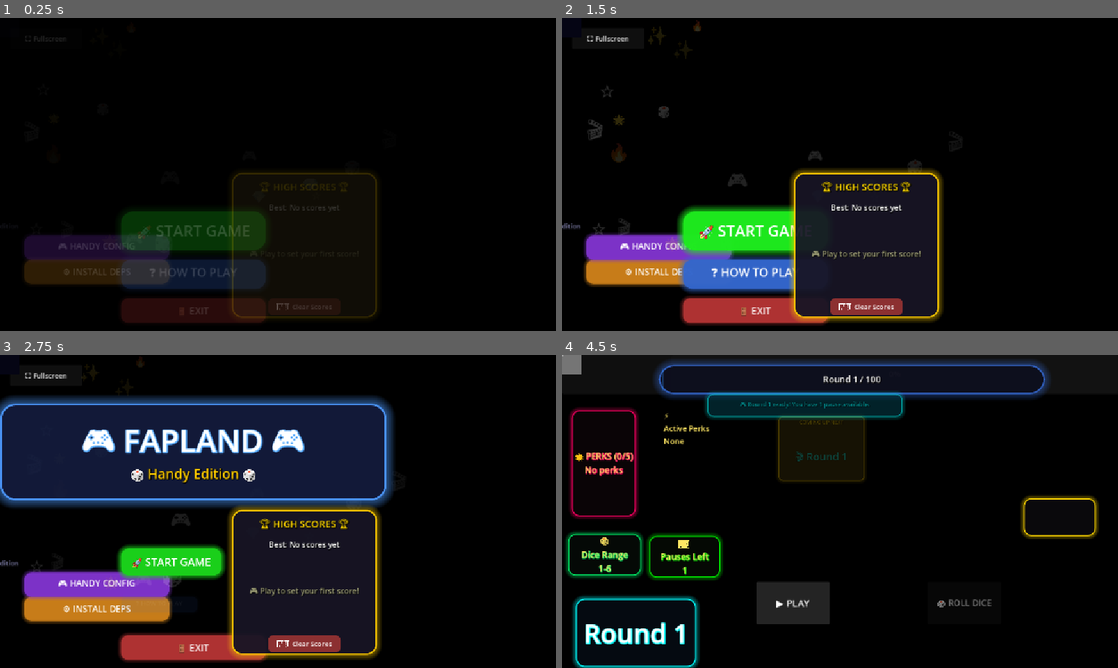
Above: before the commit, frames 1-4 (two rows, left to right).
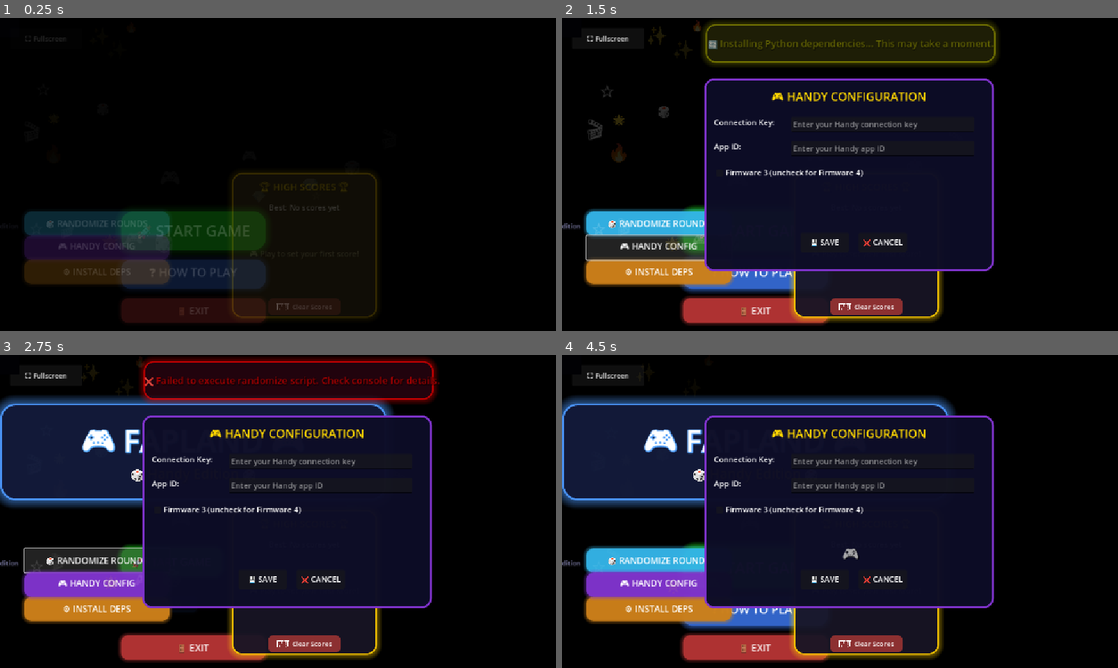
Above: after the commit, the same moments.

Repository: ZirconiumPen/FaplandHandyEdition
Game: Godot game, scene res://scenes/startup.tscn
Same seed, same stepped clock (60 frames per second), same inputs: the game is played once before the commit and once after it.
Inputs (mouse positions are in pixels of both pictures, inside the frame that each line leads up to):
- Up to frame 1 (0.25 s): no input
- Up to frame 2 (1.5 s): click "⚙️ INSTALL DEPS" at 0.5 s; click "🎮 HANDY CONFIG" at 1.25 s
- Up to frame 3 (2.75 s): click (94, 561) at 2 s, where only the run after the commit has a clickable "🎲 RANDOMIZE ROUNDS"
- Up to frame 4 (4.5 s): click "🚀 START GAME" at 2.75 s; click "🚀 START GAME" at 3.5 s; click "🗑️ Clear Scores" at 4.25 s

The runs differ from the first frame. In frame 1, 2.0% of the frame differs, in the area x 4-31%, y 61-70%; in frame 2, 36%; in frame 3, 28%; in frame 4, 65%, in the area x 0-97%, y 0-100%.

Commit message:
add round randomization and fw3

Diff:
--- a/scenes/temptest.gd
+++ b/scenes/temptest.gd
@@ -96,20 +96,46 @@
 
 
 
-	# Create AnimatedSprite2D with your existing sprite resource (hardcoded for now)
-	var animated_sprite = AnimatedSprite2D.new()
-	var sprite_frames = load("res://sprites/tres_files/" + str(next_round_num) + ".tres") as SpriteFrames
-	animated_sprite.speed_scale=1.0
-
-	if sprite_frames:
+	var image = Image.new()
+	var error = image.load("res://sprite_sheets/" + str(next_round_num) + ".png")
+
+	if error == OK:
+		var texture = ImageTexture.new()
+		texture.set_image(image)
+
+		# Create SpriteFrames and animation at runtime
+		var sprite_frames = SpriteFrames.new()
+		sprite_frames.add_animation("animation")
+		sprite_frames.set_animation_speed("animation", 24.0)
+
+		# Your sprite sheet dimensions (from the .tres file)
+		var frame_width = 302
+		var frame_height = 170
+		var cols = 10  # MAX_FRAMES_PER_ROW from your script
+		var rows = texture.get_height() / frame_height
+
+		# Create frames from sprite sheet
+		for row in range(rows):
+			for col in range(cols):
+				# Don't create frames beyond the sprite sheet
+				if (row * cols + col) >= (texture.get_width() / frame_width) * (texture.get_height() / frame_height):
+					break
+
+				var atlas_texture = AtlasTexture.new()
+				atlas_texture.atlas = texture
+				atlas_texture.region = Rect2(col * frame_width, row * frame_height, frame_width, frame_height)
+				sprite_frames.add_frame("animation", atlas_texture)
+
+		# Create animated sprite
+		var animated_sprite = AnimatedSprite2D.new()
 		animated_sprite.sprite_frames = sprite_frames
 		animated_sprite.animation = "animation"
-		animated_sprite.position = Vector2(200, 185)  # Center in container
-		animated_sprite.scale = Vector2(1.25, 1.25)  # Same scale as your existing setup
+		animated_sprite.position = Vector2(200, 185)
+		animated_sprite.scale = Vector2(1.25, 1.25)
 		animated_sprite.play()
 
 		coming_up_container.add_child(animated_sprite)
-		print("🎬 Showing hardcoded animated sprite for round ", next_round_num)
+		print("🎬 Showing animated sprite for round ", next_round_num)
 	else:
 		# Fallback if sprite can't load
 		var fallback_label = Label.new()
@@ -870,7 +896,7 @@
 	print("✅ All files found, launching Python script...")
 
 	# Try different Python commands
-	var python_commands = ["python", "python3", "py"]
+	var python_commands = ["py", "python", "python3"]
 	var process_id = -1
 
 	for python_cmd in python_commands:
--- a/startup.gd
+++ b/startup.gd
@@ -41,6 +41,7 @@
 	ui_elements["main_container"] = main_container
 
 	create_fullscreen_toggle()
+	create_menu_section(main_container)
 
 	# Background gradient panel
 	var bg_panel = Panel.new()
@@ -80,6 +81,30 @@
 	install_button.pressed.connect(_on_install_deps_pressed)
 
 
+	# RANDOMIZE ROUNDS button
+	var randomize_button = Button.new()
+	randomize_button.name = "RandomizeButton"
+	randomize_button.text = "🎲 RANDOMIZE ROUNDS"
+	randomize_button.position = Vector2(50, 400)
+	randomize_button.size = Vector2(300, 50)
+	randomize_button.add_theme_font_size_override("font_size", 18)
+
+	var randomize_style = StyleBoxFlat.new()
+	randomize_style.bg_color = Color(0.2, 0.7, 0.9, 0.95)
+	randomize_style.corner_radius_top_left = 15
+	randomize_style.corner_radius_top_right = 15
+	randomize_style.corner_radius_bottom_left = 15
+	randomize_style.corner_radius_bottom_right = 15
+	randomize_style.shadow_color = Color(0.2, 0.7, 0.9, 0.5)
+	randomize_style.shadow_size = 8
+	randomize_button.add_theme_stylebox_override("normal", randomize_style)
+	randomize_button.add_theme_color_override("font_color", Color.WHITE)
+
+	main_container.add_child(randomize_button)
+	ui_elements["randomize_button"] = randomize_button
+	randomize_button.pressed.connect(_on_randomize_rounds_pressed)
+
+
 
 	# HANDY CONFIG button
 	var handy_button = Button.new()
@@ -111,13 +136,43 @@
 	create_title_section(main_container)
 
 	# Menu buttons section
-	create_menu_section(main_container)
 	create_highscore_panel(main_container)
 
 
 
 	# Footer info
 	create_footer_section(main_container)
+
+
+
+func _on_randomize_rounds_pressed():
+	"""Handle randomize rounds button press"""
+	print("🎲 Randomize Rounds pressed")
+
+	show_premium_popup("🔄 Randomizing rounds... Please wait.", Color.CYAN)
+
+	# Execute the Python script
+	var output = []
+	var python_commands = ["py", "python", "python3"]
+	var success = false
+
+	for python_cmd in python_commands:
+		var result = OS.execute(python_cmd, ["./scripts/randomize_rounds.py"], output, true)
+		if result == 0:
+			success = true
+			show_premium_popup("✅ Rounds randomized successfully!", Color.GREEN)
+			print("🎲 Randomize script completed successfully with: ", python_cmd)
+			if output.size() > 0:
+				print("Script output: ", output)
+			break
+
+	if not success:
+		show_premium_popup("❌ Failed to execute randomize script. Check console for details.", Color.RED)
+		print("❌ Failed to execute randomize_rounds.py with any Python command")
+		print("Script output: ", output)
+
+
+
 
 
 func _on_handy_config_pressed():
@@ -191,10 +246,20 @@
 	app_input.placeholder_text = "Enter your Handy app ID"
 	config_container.add_child(app_input)
 
+	# Firmware version checkbox
+	var firmware_checkbox = CheckBox.new()
+	firmware_checkbox.text = "Firmware 3 (uncheck for Firmware 4)"
+	firmware_checkbox.position = Vector2(20, 180)
+	firmware_checkbox.size = Vector2(300, 30)
+	firmware_checkbox.add_theme_color_override("font_color", Color.WHITE)
+	firmware_checkbox.add_theme_font_size_override("font_size", 16)
+	config_container.add_child(firmware_checkbox)
+
 	# Load existing config
 	var config = load_handy_config()
 	token_input.text = config.get("access_token", "")
 	app_input.text = config.get("app_id", "")
+	firmware_checkbox.button_pressed = config.get("firmware", 4) == 3
 
 	# Buttons
 	var save_button = Button.new()
@@ -213,7 +278,8 @@
 
 	# Save functionality
 	save_button.pressed.connect(func():
-		save_handy_config(token_input.text, app_input.text)
+		var firmware_version = 3 if firmware_checkbox.button_pressed else 4
+		save_handy_config(token_input.text, app_input.text, firmware_version)
 		show_premium_popup("✅ Handy configuration saved!", Color.GREEN)
 		overlay.queue_free()
 		config_container.visible = false
@@ -243,11 +309,12 @@
 
 	return json.data
 
-func save_handy_config(access_token: String, app_id: String):
+func save_handy_config(access_token: String, app_id: String, firmware: int = 4):
 	"""Save Handy configuration to file"""
 	var config = {
 		"access_token": access_token,
-		"app_id": app_id
+		"app_id": app_id,
+		"firmware": firmware
 	}
 
 	var file = FileAccess.open("handy_config.json", FileAccess.WRITE)
@@ -271,6 +338,7 @@
 			randf() * get_viewport().size.x,
 			randf() * get_viewport().size.y
 		)
+
 		parent.add_child(particle)
 		background_particles.append(particle)
 
@@ -479,7 +547,7 @@
 	print("⚙️ Install Dependencies pressed")
 
 	# Check if Python is installed first
-	var python_commands = ["python", "python3", "py"]
+	var python_commands = ["py", "python", "python3"]
 	var python_found = false
 
 	for python_cmd in python_commands:
@@ -495,14 +563,13 @@
 	show_premium_popup("🔄 Installing Python dependencies... This may take a moment.", Color.YELLOW)
 
 	# Install required packages
-	var packages = ["requests", "python-vlc", "keyboard"]
+	var packages = ["requests", "python-vlc", "keyboard", "pandas"]
 
 	for package in packages:
-		print("Installing: " + package)
-		var pip_process = OS.create_process("pip", ["install", package])
-		# You could also try "pip3" if pip fails
+		var pip_commands = ["py", "-m", "pip", "install", package]
+		var pip_process = OS.create_process("py", ["-m", "pip", "install", package])
 		if pip_process <= 0:
-			OS.create_process("pip3", ["install", package])
+			OS.create_process("pip", ["install", package])
 
 	await get_tree().create_timer(3.0).timeout
 	show_premium_popup("✅ Dependencies installation completed!", Color.GREEN)
@@ -531,7 +598,7 @@
 
 	# Version info
 	var version_label = Label.new()
-	version_label.text = "FapLand v1.0 • Handy Edition"
+	version_label.text = "FapLand v1.1 • Handy Edition"
 	version_label.position = Vector2(-460, 70)
 	version_label.size = Vector2(get_viewport().size.x, 25)
 	version_label.add_theme_font_size_override("font_size", 14)
Not shown, added: scripts/randomize_rounds.py
Not shown, changed: scripts/sync_handy.py
